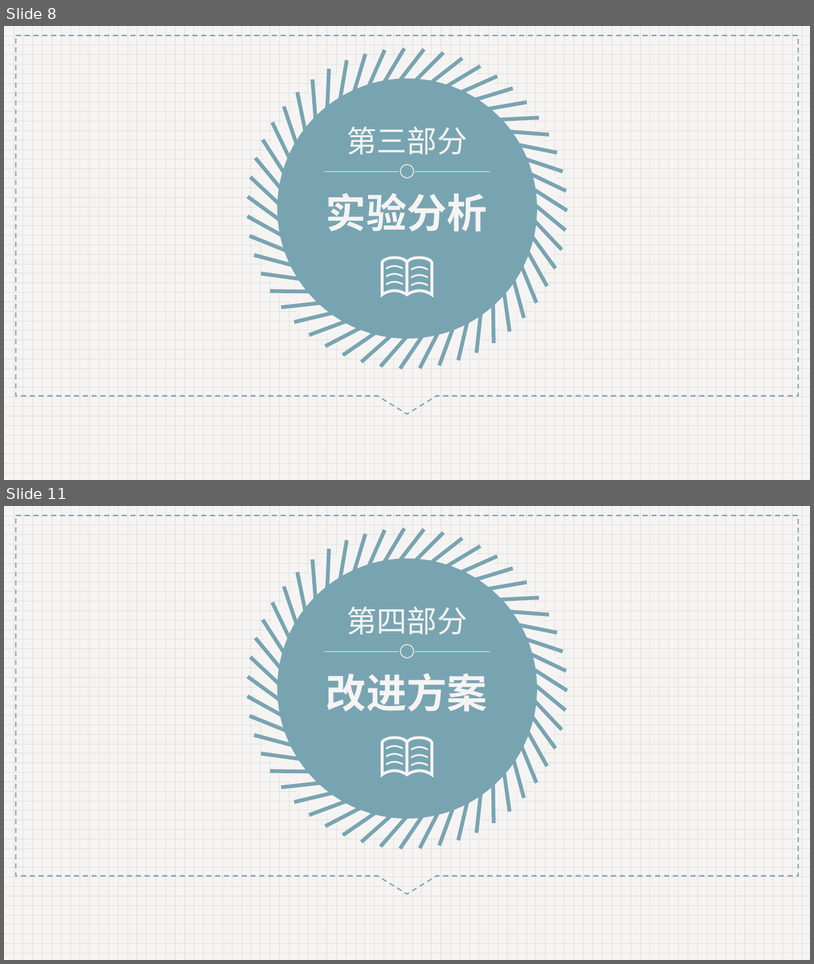
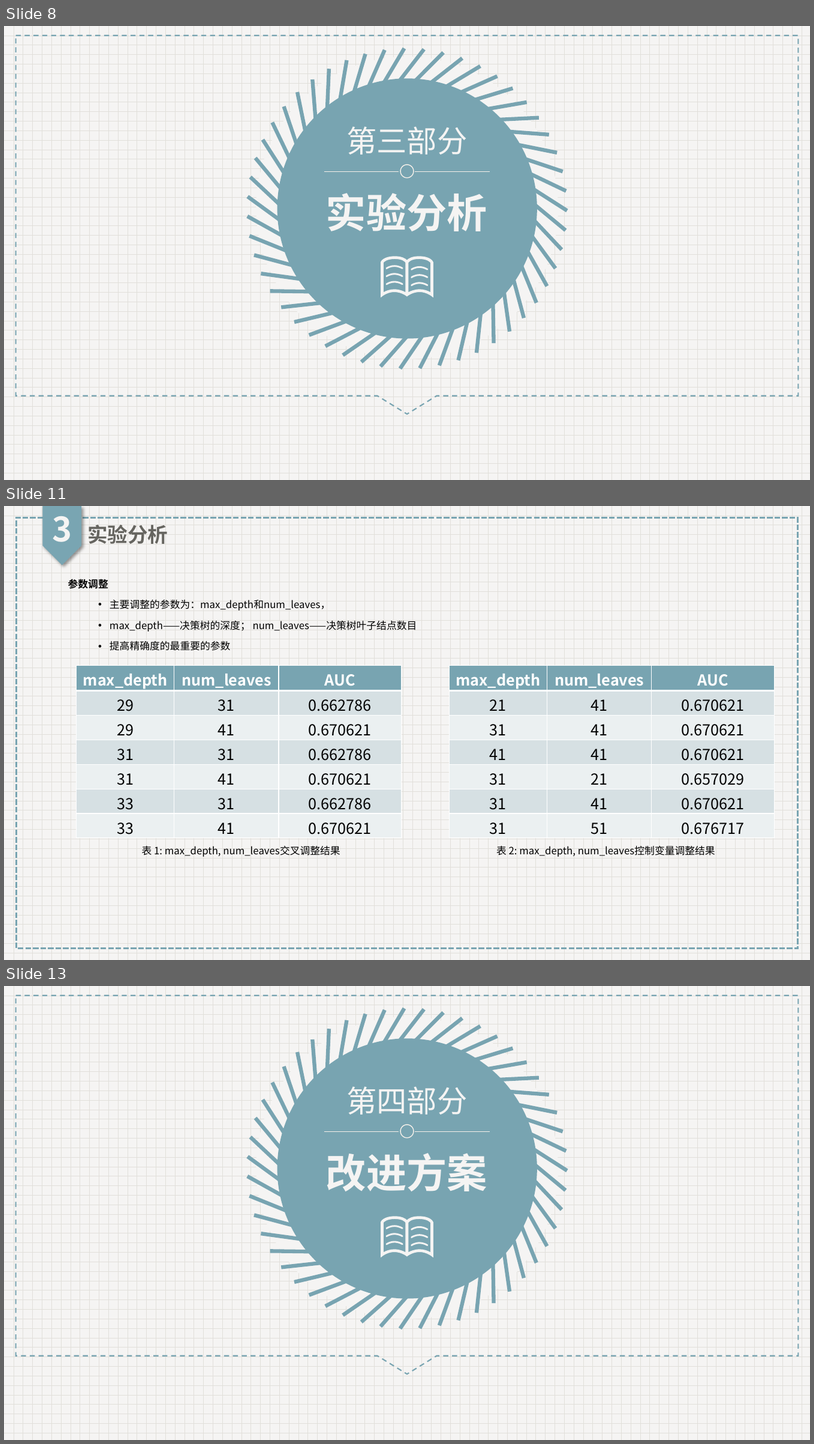
Before and after one commit to HannanKan/DM-Class-Project, a slide deck: resources/ppts/第3次.pptx. Shown one above the other, each under a label of ours: slides 8 and 11 before the commit, slides 8, 11 and 13 after it; the slides between them are not shown. The pictures are 814x964 and 814x1444 pixels, drawn with LibreOffice and Linux fonts; fonts in the diff are those of the drawing; background and template pictures are left out. Boxes give left, top, right and bottom in pixels: in the first picture for what was removed or moved away, otherwise in the second. Text is boxed around its words. In the diff, an @@ line names an element or a change of style, - is before the commit and + after.

```diff
--- a/resources/ppts/第3次.pptx
+++ b/resources/ppts/第3次.pptx
@@ slide 11 added at bbox=[4, 506, 810, 960], background pattern #E1DFDA on #F5F4F3 @@
@@ rectangle added at bbox=[16, 517, 798, 948], outline #78A4B1 2.25 pt dashed @@
@@ pentagon arrow added at bbox=[43, 506, 81, 565], fill #79A5B2 @@
@@ text added at bbox=[52, 516, 72, 542], 40 pt, text #F5F4F3, bold @@
+3
@@ text added at bbox=[87, 525, 168, 544], 24 pt, text #666560, bold @@
+实验分析
@@ text added at bbox=[68, 577, 417, 651], 12 pt, text #000000 @@
+参数调整
+  • 主要调整的参数为：max_depth和num_leaves，
+  • max_depth——决策树的深度； num_leaves——决策树叶子结点数目
+  • 提高精确度的最重要的参数
@@ table added at bbox=[77, 665, 402, 838], 7 rows, 3 columns @@
+max_depth | num_leaves | AUC
+29 | 31 | 0.662786
+29 | 41 | 0.670621
+31 | 31 | 0.662786
+31 | 41 | 0.670621
+33 | 31 | 0.662786
+33 | 41 | 0.670621
@@ table added at bbox=[449, 665, 775, 838], 7 rows, 3 columns @@
+max_depth | num_leaves | AUC
+21 | 41 | 0.670621
+31 | 41 | 0.670621
+41 | 41 | 0.670621
+31 | 21 | 0.657029
+31 | 41 | 0.670621
+31 | 51 | 0.676717
@@ text added at bbox=[142, 845, 340, 856], 12 pt, text #000000 @@
+表 1: max_depth, num_leaves交叉调整结果
@@ text added at bbox=[497, 845, 716, 856], 12 pt, text #000000 @@
+表 2: max_depth, num_leaves控制变量调整结果
@@ what was slide 11 is now slide 13 @@
```
Also in this commit, not shown: 4 slides changed, 2 other slides added, 1 slide removed, 6 other files.
